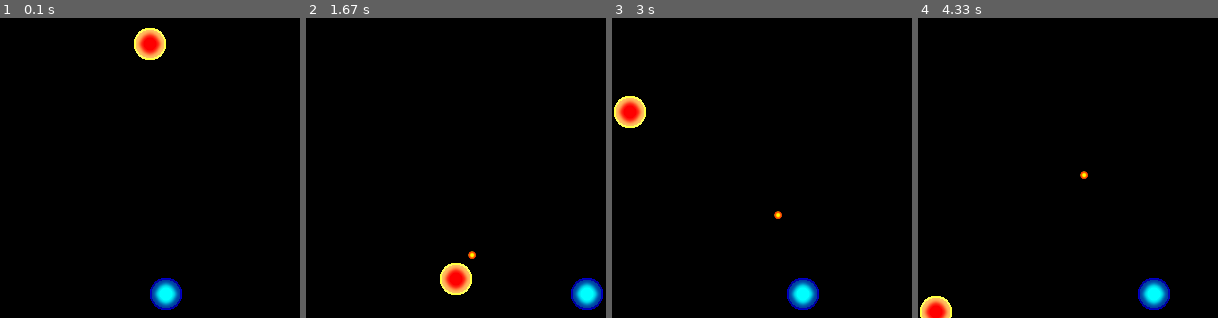
Above: before the commit, frames 1-4 (left to right).
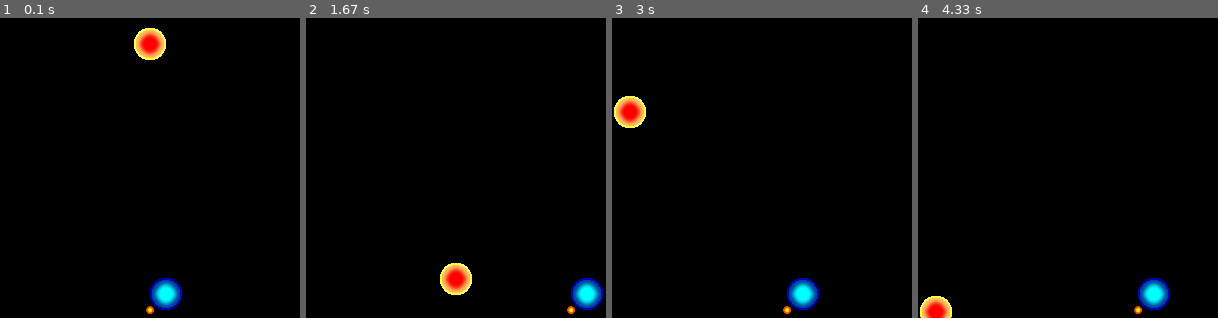
Above: after the commit, the same moments.

Repository: camcon/PyArcade
Game: pygame game, started from arcade/arcade.py
The game is run twice, just before and just after one commit, with the same random seed, the same clock (stepped at 60 frames per second) and the same inputs. The source is Python 2; it was converted automatically to run under Python 3.
Inputs:
- Up to frame 1 (0.1 s): no input
- Up to frame 2 (1.67 s): tap Space at 0.33 s; hold Right 0.67-1.13 s; hold Right 1.17-1.63 s
- Up to frame 3 (3 s): hold Left 1.67-2.2 s; hold Left 2.23-2.63 s; hold Right from 2.67 s (still down)
- Up to frame 4 (4.33 s): release Right at 3.3 s; hold Left 3.33-3.8 s; hold Right 3.83-4.3 s

The runs differ from the first frame. In frame 1, less than 0.1% of the frame differs, in the area x 48-52%, y 96-99%; in frame 2, 0.1%, in the area x 54-90%, y 77-99%; in frame 3, 0.1%; in frame 4, 0.1%.

Commit message:
Revert "Shooting Mechanic"
This reverts commit 986da33af190bb6448d6e25c007a23b7af3eba50.

Diff:
--- a/arcade/arcade.py
+++ b/arcade/arcade.py
@@ -20,13 +20,11 @@
 bGuyY = 0
 bGuyX = (width/2) - 16
 
-gShotX = imgx
-gShotY = imgy
-
 key = 'null'
 pixMove = 5
 fps = 30
-gGuyShoot = False
+gShotVisible = False
+checkShot = False
 
 fpsTime = pygame.time.Clock()
 
@@ -46,13 +44,7 @@
             elif event.key == K_SPACE:
                 direction = 'shot'
         elif event.type == KEYUP:
-            if event.key == K_LEFT:
-                direction = 'null'
-            elif event.key == K_RIGHT:
-                direction = 'null'
-            elif event.key == K_SPACE:
-                direction = direction
-                gGuyShoot = False
+            direction = 'null'
     return direction
 
 def bGuyMoveDown(bGuyX,bGuyY, pixMove):
@@ -70,12 +62,15 @@
 def bGuyDraw(bguy, bGuyX, bGuyY):
     if bGuyY < height:
         setDisplay.blit(bguy, (bGuyX, bGuyY))
-def gShotDrawAndMove(gShot, x, y):
-    if y > 0:
-        setDisplay.blit(gShot, (x,y))
-
-    return y - 1
-
+def drawGShot(imgx, imgy):
+    gShotX = imgx - 16
+    gShotY = imgy + 16
+    gShotVisible = True
+    setDisplay.blit(gShot, (gShotX, gShotY))#the +/- centers the start position
+    return gShotVisible #returns boolean to check and see if the shot is drawn for the main function to see
+def gShotMoveUp(gShotY,pixMove):
+    pixMove = 5
+    return gShotY - pixMove
 
 
 while True:
@@ -89,17 +84,17 @@
     elif key == 'left' and imgx > 0:
         imgx -= pixMove
     elif key == 'shot':
-       gGuyShoot = True
+        checkShot = True #need to set this to false after 'space' is let go
 
-
+    drawGShot(imgx, imgy) #checks to see if the shot is drawn
     playerDraw(img, imgx,imgy)
-
+    gShotMoveUp(imgy, pixMove)#Doesn't actually move up yet
 
     if(bGuyY > height + 32):
        bGuyX = random.randrange(0, width)
 
-    if gGuyShoot == True:
-         gShotY = gShotDrawAndMove(gShot, gShotX,gShotY)
+    if (checkShot == True):
+        gShotMoveUp(imgy+16, pixMove)
 
     bGuyDraw(bguy, bGuyX, bGuyY) #Need to Allow random x positions
 
